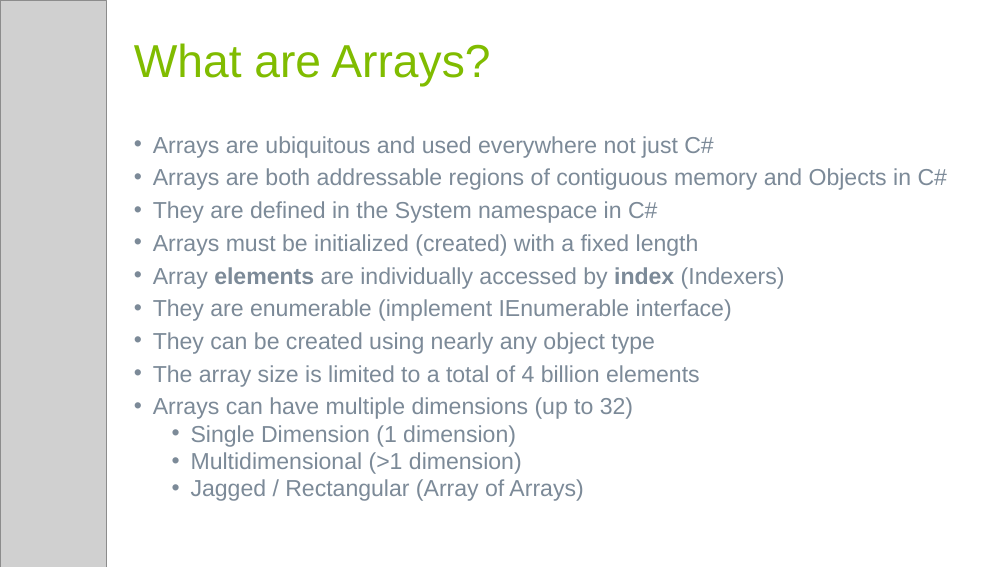
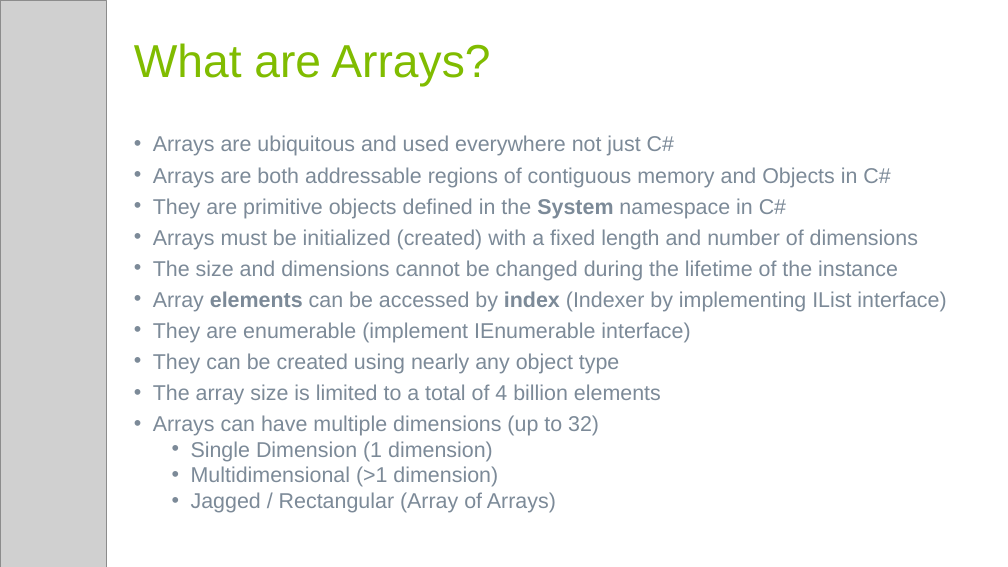
Before and after one commit to JohnPKosh/TestRocket, a slide deck: slide 2 of Lessons/doc/array-slides.pptx. Drawn at 1008x567 pixels with LibreOffice and Linux fonts; fonts in the diff are those of the drawing; grey boxes stand for pictures. Boxes give left, top, right and bottom in pixels: in the first picture for what was removed or moved away, otherwise in the second. Text is boxed around its words. In the diff, an @@ line names an element or a change of style, - is before the commit and + after.

Commit message:
update slides

```diff
--- a/Lessons/doc/array-slides.pptx
+++ b/Lessons/doc/array-slides.pptx
@@ text at (153, 135, 890, 513): size 22 to 20.4 pt in "Arrays are ubiquitous and used everywhere not ...", "Arrays are both addressable regions of contiguous ...", "They are enumerable (implement IEnumerable interface)", "They can be created using nearly any ..." and 5 more places @@
@@ text at (153, 198, 946, 312): text changed; size 22 to 20.4 pt @@
-• They are defined in the System namespace in C#
-• Arrays must be initialized (created) with a fixed length
-• Array elements are individually accessed by index (Indexers)
+• They are primitive objects defined in the System namespace in C#
+• Arrays must be initialized (created) with a fixed length and number of dimensions
+• The size and dimensions cannot be changed during the lifetime of the instance
+• Array elements can be accessed by index (Indexer by implementing IList interface)
```
Also in this commit, not shown: 1 other slide changed.
